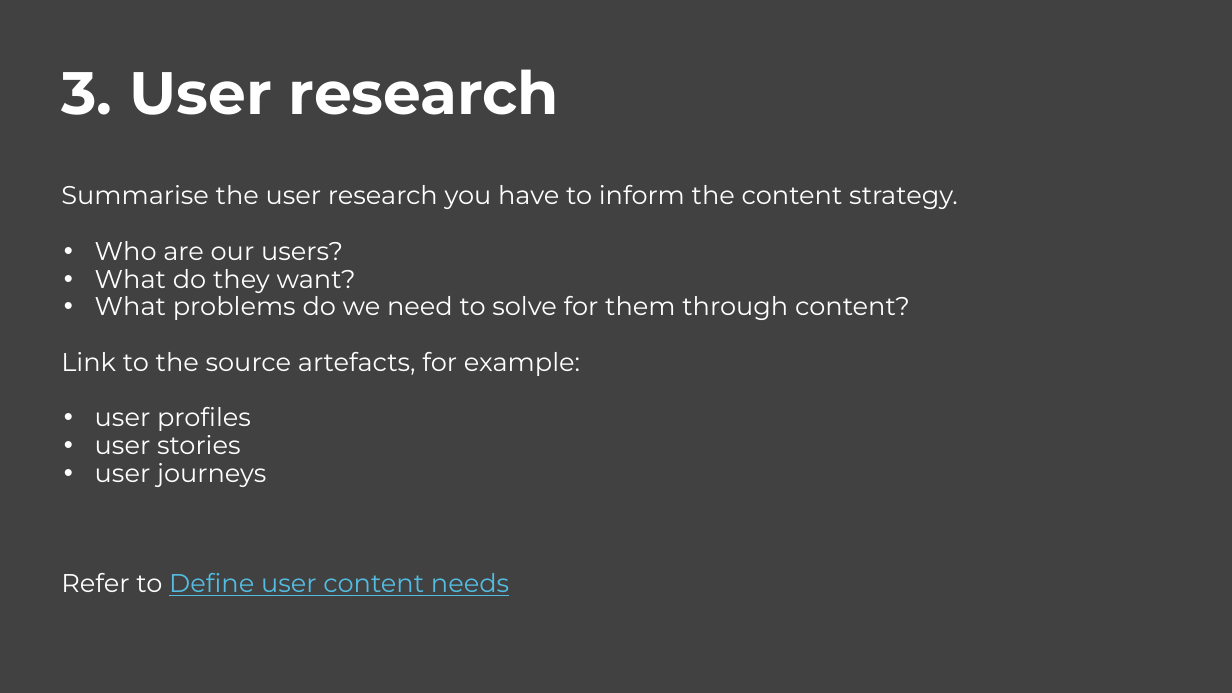
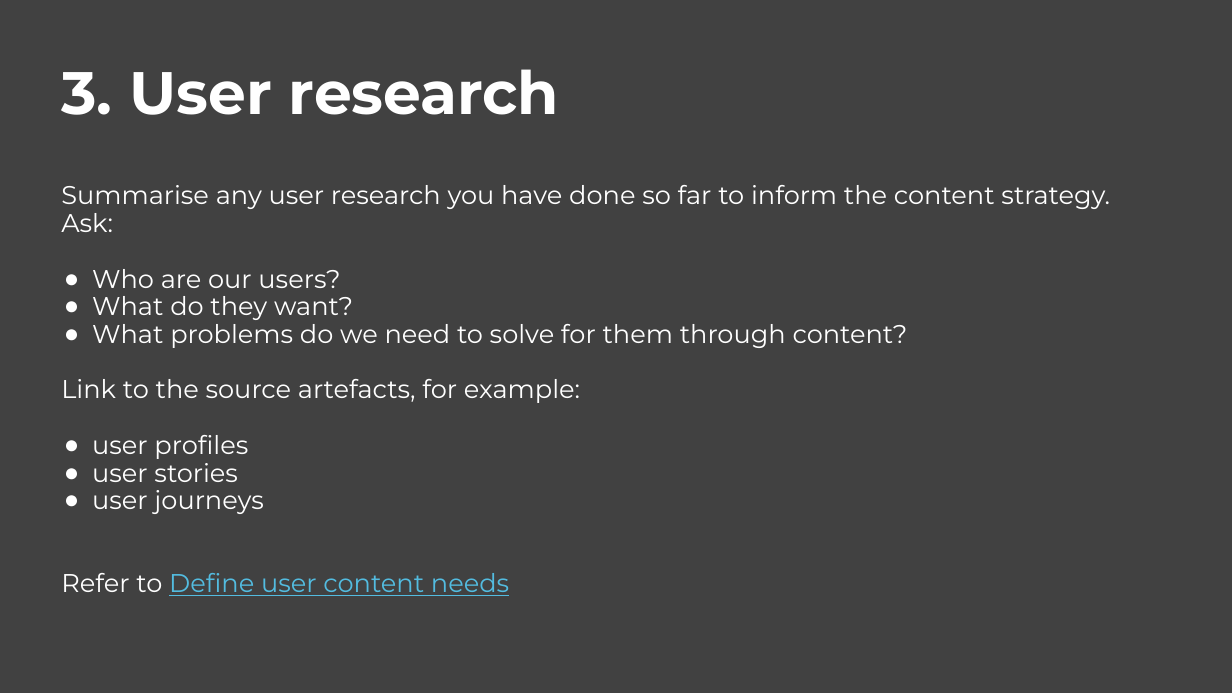
Before and after one commit to govau/service-manual, a slide deck: slide 8 of assets/files/content-strategy/content-strategy-template.pptx (slide 7 before the commit). Drawn at 1232x693 pixels with LibreOffice and Linux fonts; fonts in the diff are those of the drawing; background and template pictures are left out. Boxes give left, top, right and bottom in pixels: in the first picture for what was removed or moved away, otherwise in the second. Text is boxed around its words. In the diff, an @@ line names an element or a change of style, - is before the commit and + after.

Commit message:
Editorial QA - content strategy template (the template asset file)

```diff
--- a/assets/files/content-strategy/content-strategy-template.pptx
+++ b/assets/files/content-strategy/content-strategy-template.pptx
@@ title at bbox=[61, 185, 1110, 232]: text changed @@
-Summarise the user research you have to inform the content strategy.
+Summarise any user research you have done so far to inform the content strategy. Ask:
@@ title at bbox=[92, 269, 908, 514]: bullet • to ● @@
```
Also in this commit, not shown: 11 other slides changed, 6 slides added, 4 other files.
